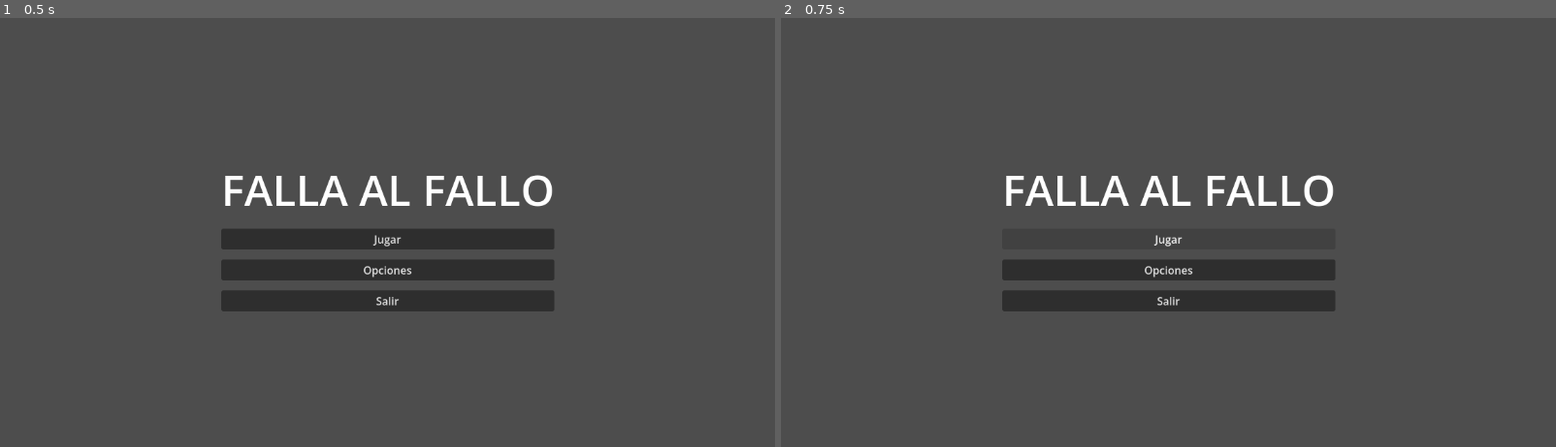
Above: before the commit, frames 1-2 (left to right).
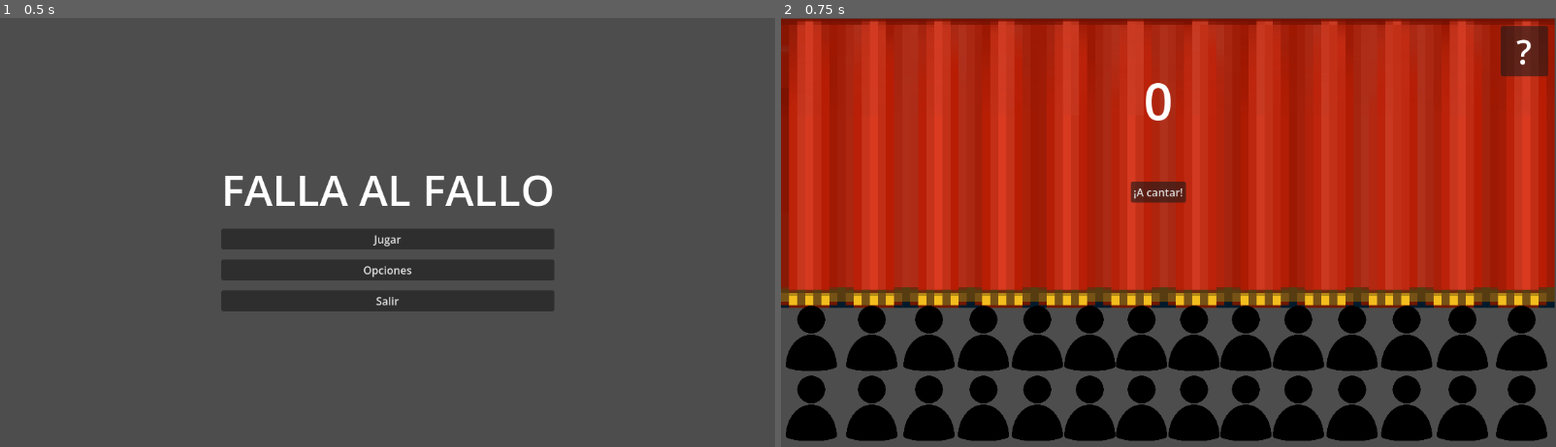
Above: after the commit, the same moments.

Repository: Sromerop0610/LosMataos
Game: Godot game, scene res://Scenes/menú_principal.tscn
The game is run twice, just before and just after one commit, with the same random seed, the same clock (stepped at 60 frames per second) and the same inputs. This scene is started directly instead of the project's main scene.
Inputs:
- Up to frame 1 (0.5 s): no input
- Up to frame 2 (0.75 s): click "Jugar" at 0.5 s

Frame 1 is identical in both runs. In frame 2, 85% of the frame differs, in the area x 0-100%, y 0-99%.
Error after the commit: Parse Error: Identifier "GlobalSignals" not declared in the current scope. (res://Scenes/game.gd:15)

Commit message:
basic build

Diff:
--- a/Scenes/Game.tscn
+++ b/Scenes/Game.tscn
@@ -8,13 +8,13 @@
 [sub_resource type="LabelSettings" id="LabelSettings_kldst"]
 font_size = 50
 
+[sub_resource type="LabelSettings" id="LabelSettings_7lihs"]
+font_size = 76
+
 [sub_resource type="LabelSettings" id="LabelSettings_j5yw3"]
 font_size = 64
 
 [sub_resource type="LabelSettings" id="LabelSettings_b2bpf"]
-
-[sub_resource type="LabelSettings" id="LabelSettings_7lihs"]
-font_size = 76
 
 [node name="Game" type="Node2D" unique_id=1685926891]
 script = ExtResource("1_j5yw3")
@@ -196,79 +196,6 @@
 label_settings = SubResource("LabelSettings_kldst")
 horizontal_alignment = 1
 vertical_alignment = 1
-
-[node name="HelpLayer" type="Control" parent="." unique_id=742079439]
-visible = false
-layout_mode = 3
-anchors_preset = 8
-anchor_left = 0.5
-anchor_top = 0.5
-anchor_right = 0.5
-anchor_bottom = 0.5
-offset_top = -2.0
-offset_right = 1153.0
-offset_bottom = 646.0
-grow_horizontal = 2
-grow_vertical = 2
-
-[node name="ColorRect" type="ColorRect" parent="HelpLayer" unique_id=781198762]
-layout_mode = 1
-anchors_preset = 15
-anchor_right = 1.0
-anchor_bottom = 1.0
-grow_horizontal = 2
-grow_vertical = 2
-color = Color(0, 0, 0, 1)
-
-[node name="Label" type="Label" parent="HelpLayer" unique_id=1949633819]
-layout_mode = 1
-anchors_preset = 5
-anchor_left = 0.5
-anchor_right = 0.5
-offset_left = -178.5
-offset_top = 48.0
-offset_right = 178.5
-offset_bottom = 136.0
-grow_horizontal = 2
-text = "Cómo Jugar"
-label_settings = SubResource("LabelSettings_j5yw3")
-
-[node name="Label2" type="Label" parent="HelpLayer" unique_id=1019977119]
-layout_mode = 1
-anchors_preset = 8
-anchor_left = 0.5
-anchor_top = 0.5
-anchor_right = 0.5
-anchor_bottom = 0.5
-offset_left = -20.0
-offset_top = -11.5
-offset_right = 20.0
-offset_bottom = 11.5
-grow_horizontal = 2
-grow_vertical = 2
-text = "Tu objetivo es pasar de ronda, acumulando todos los puntos posibles.
-
-Tienes 3 cartas en la parte inferior de la pantalla, de las que puedes escoger una, y así varias veces.
-
-Cuando se acabe el tiempo (o le des al botón \"A cantar!\") el juzgado y el público te evaluará."
-label_settings = SubResource("LabelSettings_b2bpf")
-horizontal_alignment = 1
-vertical_alignment = 1
-
-[node name="ButtonEntendido" type="Button" parent="HelpLayer" unique_id=733797044]
-layout_mode = 1
-anchors_preset = 7
-anchor_left = 0.5
-anchor_top = 1.0
-anchor_right = 0.5
-anchor_bottom = 1.0
-offset_left = -43.5
-offset_top = -88.0
-offset_right = 43.5
-offset_bottom = -57.0
-grow_horizontal = 2
-grow_vertical = 0
-text = "Entendido"
 
 [node name="TiempoDeRonda" type="Timer" parent="." unique_id=1223557745]
 wait_time = 30.0
@@ -307,7 +234,80 @@
 offset_bottom = 275.0
 text = "¡A cantar!"
 
+[node name="HelpLayer" type="Control" parent="." unique_id=742079439]
+visible = false
+layout_mode = 3
+anchors_preset = 8
+anchor_left = 0.5
+anchor_top = 0.5
+anchor_right = 0.5
+anchor_bottom = 0.5
+offset_top = -2.0
+offset_right = 1153.0
+offset_bottom = 646.0
+grow_horizontal = 2
+grow_vertical = 2
+
+[node name="ColorRect" type="ColorRect" parent="HelpLayer" unique_id=781198762]
+layout_mode = 1
+anchors_preset = 15
+anchor_right = 1.0
+anchor_bottom = 1.0
+grow_horizontal = 2
+grow_vertical = 2
+color = Color(0, 0, 0, 1)
+
+[node name="Label" type="Label" parent="HelpLayer" unique_id=1949633819]
+layout_mode = 1
+anchors_preset = 5
+anchor_left = 0.5
+anchor_right = 0.5
+offset_left = -178.5
+offset_top = 48.0
+offset_right = 178.5
+offset_bottom = 136.0
+grow_horizontal = 2
+text = "Cómo Jugar"
+label_settings = SubResource("LabelSettings_j5yw3")
+
+[node name="Label2" type="Label" parent="HelpLayer" unique_id=1019977119]
+layout_mode = 1
+anchors_preset = 8
+anchor_left = 0.5
+anchor_top = 0.5
+anchor_right = 0.5
+anchor_bottom = 0.5
+offset_left = -20.0
+offset_top = -11.5
+offset_right = 20.0
+offset_bottom = 11.5
+grow_horizontal = 2
+grow_vertical = 2
+text = "Tu objetivo es pasar de ronda, acumulando todos los puntos posibles.
+
+Tienes 3 cartas en la parte inferior de la pantalla, de las que puedes escoger una, y así varias veces.
+
+Cuando se acabe el tiempo (o le des al botón \"A cantar!\") el juzgado y el público te evaluará."
+label_settings = SubResource("LabelSettings_b2bpf")
+horizontal_alignment = 1
+vertical_alignment = 1
+
+[node name="ButtonEntendido" type="Button" parent="HelpLayer" unique_id=733797044]
+layout_mode = 1
+anchors_preset = 7
+anchor_left = 0.5
+anchor_top = 1.0
+anchor_right = 0.5
+anchor_bottom = 1.0
+offset_left = -43.5
+offset_top = -88.0
+offset_right = 43.5
+offset_bottom = -57.0
+grow_horizontal = 2
+grow_vertical = 0
+text = "Entendido"
+
 [connection signal="pressed" from="ButtonAyuda" to="." method="_on_button_ayuda_pressed"]
-[connection signal="pressed" from="HelpLayer/ButtonEntendido" to="." method="_on_button_entendido_pressed"]
 [connection signal="timeout" from="TiempoDeRonda" to="." method="_on_tiempo_de_ronda_timeout"]
 [connection signal="pressed" from="ButtonACantar" to="." method="_on_button_a_cantar_pressed"]
+[connection signal="pressed" from="HelpLayer/ButtonEntendido" to="." method="_on_button_entendido_pressed"]
--- a/Scenes/menú_principal.tscn
+++ b/Scenes/menú_principal.tscn
@@ -48,4 +48,5 @@
 layout_mode = 2
 text = "Salir"
 
+[connection signal="pressed" from="VBoxContainer/PlayButton" to="." method="_on_play_button_pressed"]
 [connection signal="pressed" from="VBoxContainer/QuitButton" to="." method="_on_quit_button_pressed"]
--- a/Scripts/menú_principal.gd
+++ b/Scripts/menú_principal.gd
@@ -14,3 +14,7 @@
 
 func _on_quit_button_pressed():
 	get_tree().quit()
+
+
+func _on_play_button_pressed():
+	get_tree().change_scene_to_file("res://Scenes/Game.tscn")
Not shown, added: export_presets.cfg
